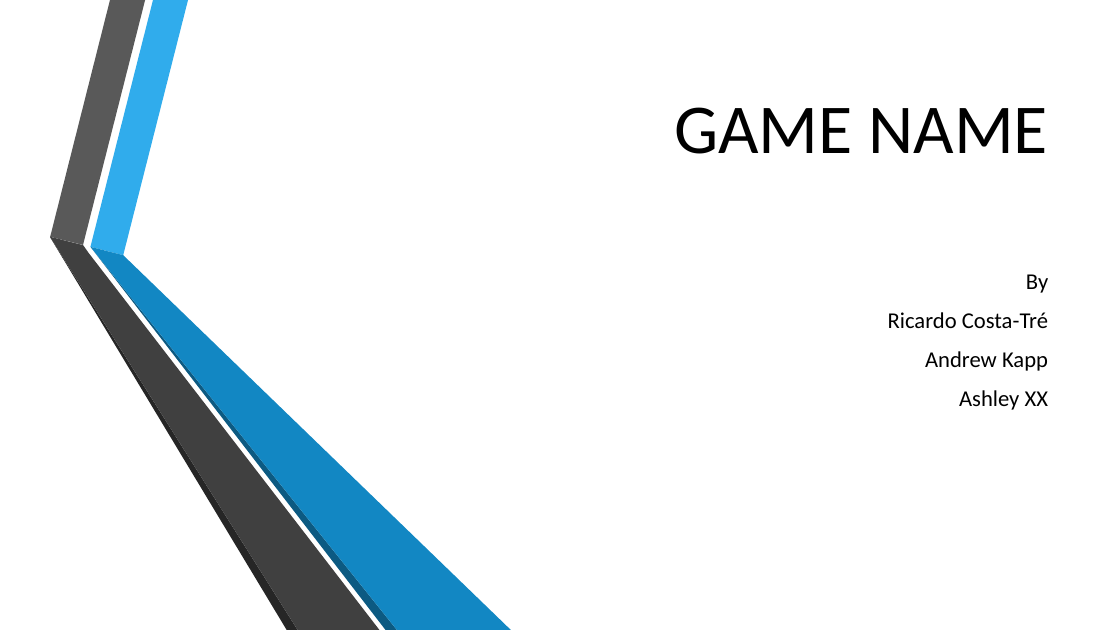
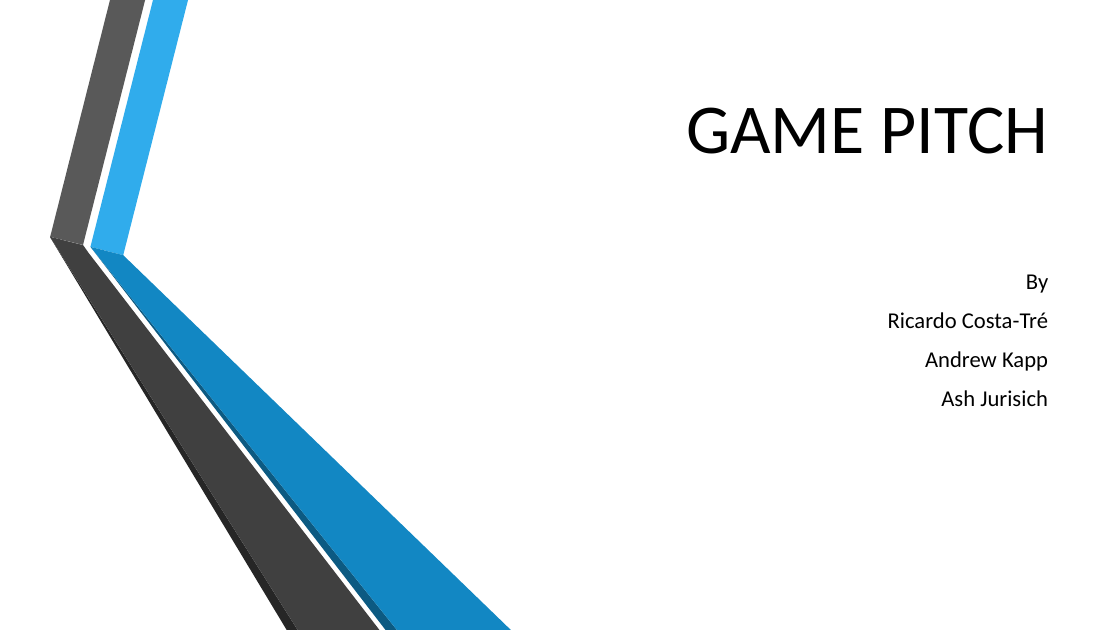
Before and after one commit to 2351879-Ricardo/GD3B-Exam, a slide deck: slide 1 of Supporting Documents/Game Pitch.pptx. Drawn at 1120x630 pixels with LibreOffice and Linux fonts; fonts in the diff are those of the drawing; background and template pictures are left out. Boxes give left, top, right and bottom in pixels: in the first picture for what was removed or moved away, otherwise in the second. Text is boxed around its words. In the diff, an @@ line names an element or a change of style, - is before the commit and + after.

```diff
--- a/Supporting Documents/Game Pitch.pptx
+++ b/Supporting Documents/Game Pitch.pptx
@@ title at [686, 107, 1048, 154]: text changed @@
-GAME NAME
+GAME PITCH
@@ subtitle at [941, 390, 1048, 406]: text changed @@
-Ashley XX
+Ash Jurisich
```
Also in this commit, not shown: 4 other slides changed.
